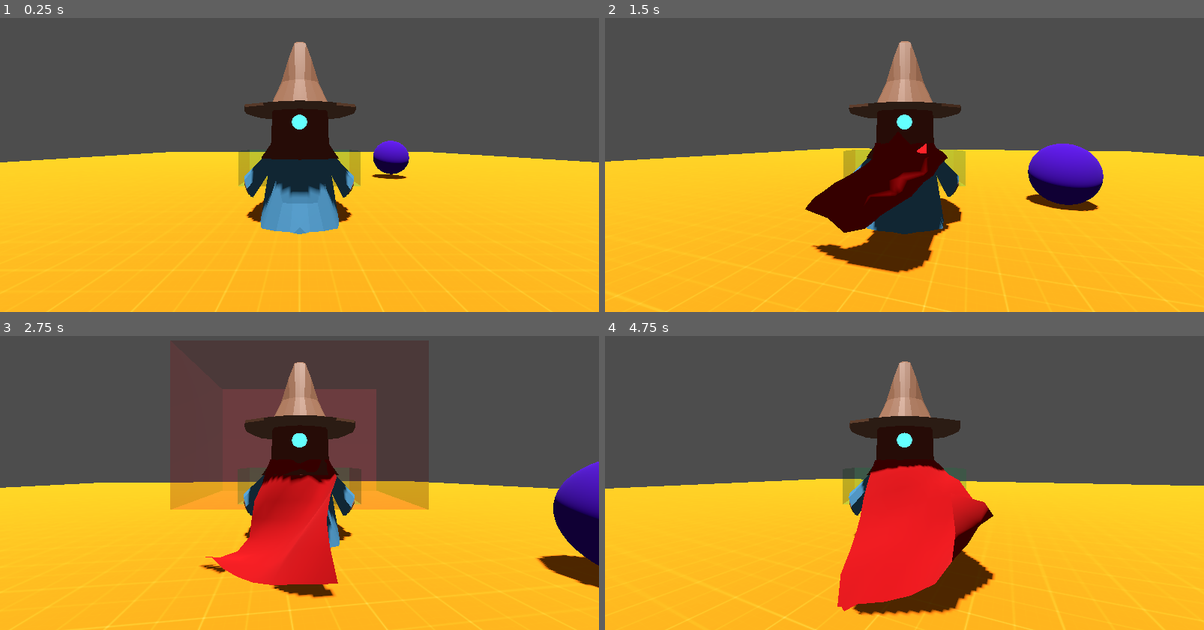
Above: before the commit, frames 1-4 (two rows, left to right).
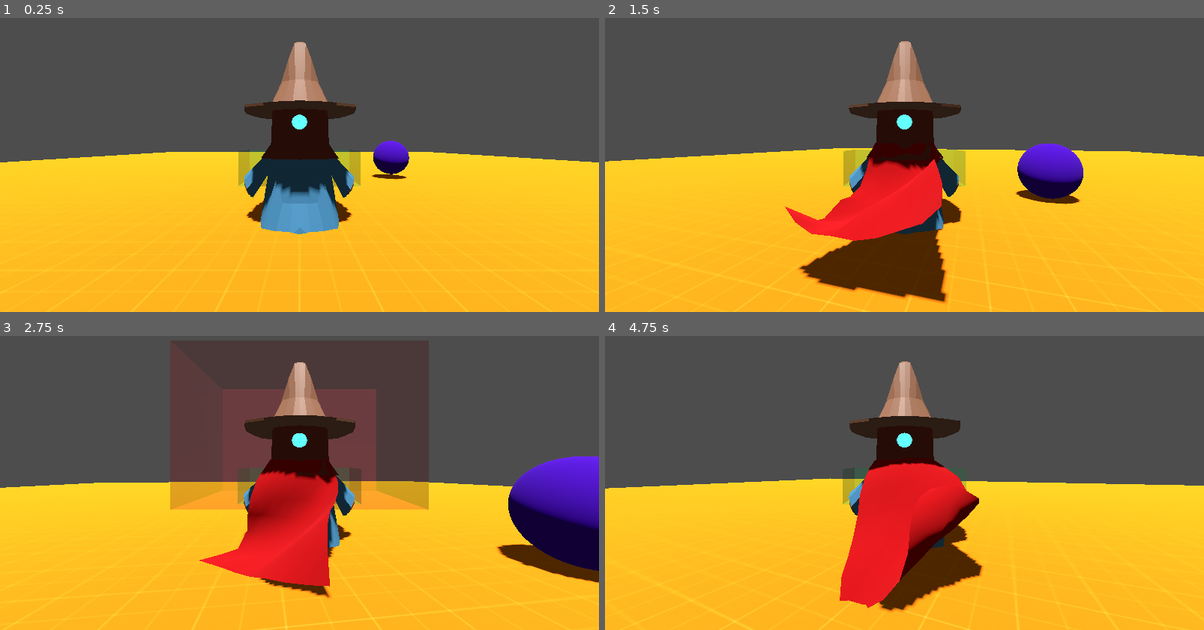
Above: after the commit, the same moments.

Repository: AndreMoukarzel/magic-force
Game: Godot game, scene res://test_scene.tscn
The game is run twice, just before and just after one commit, with the same random seed, the same clock (stepped at 60 frames per second) and the same inputs.
Inputs (mouse positions are in pixels of both pictures, inside the frame that each line leads up to):
- Up to frame 1 (0.25 s): no input
- Up to frame 2 (1.5 s): move the mouse to (934, 141) at 0.52 s; hold Space (float, bound only after the commit) 0.53-1.28 s; hold W (forward) from 0.53 s (still down); move the mouse to (874, 144) at 1.27 s; click (874, 144) at 1.35 s
- Up to frame 3 (2.75 s): keep holding W (forward); tap Space (float, bound only after the commit) at 1.55, 2.3 s; move the mouse to (311, 456) at 2.02 s; hold Right mouse button (secondary_action) from 2.03 s (still down)
- Up to frame 4 (4.75 s): keep holding W (forward); move the mouse to (898, 468) at 2.77 s; release Right mouse button (secondary_action) at 2.78 s; tap Space (float, bound only after the commit) at 2.85, 4.55 s; move the mouse to (946, 465) at 3.52 s; hold Space (float, bound only after the commit) 3.53-4.28 s; move the mouse to (856, 459) at 4.27 s; click (856, 459) at 4.35 s

The runs differ from the first frame. In frame 2, 9.1% of the frame differs, in the area x 0-100%, y 42-100%; in frame 3, 5.7%; in frame 4, 4.8%.

Commit message:
Adds floating and improves movement

Diff:
--- a/character_body_3d.gd
+++ b/character_body_3d.gd
@@ -1,15 +1,20 @@
 extends CharacterBody3D
 
 @export var SPEED: float = 5.0
-@export var fall_acceleration = 9.8
+@export var ACC: float = 15.0
+@export var ACC_AIR: float = 2.0
+@export var RISE_ACC: float = 10.0
+@export var FALL_ACC: float = 18.5
+@export var KNOCKBACK_DECAY: float = 15.0
 
 @onready var CAM: Camera3D = $CameraSpring/Camera3D
 @onready var CHAR: Node3D = $Mage
 @onready var HAND_SPRING: SpringArm3D = $HandSpring
-var knockback: Vector3 = Vector3.ZERO
+var KNOCKBACK: Vector3 = Vector3.ZERO
+
 
 func apply_knockback(force: Vector3) -> void:
-	knockback = force
+	KNOCKBACK = force
 
 
 func _physics_process(delta: float) -> void:
@@ -24,19 +29,33 @@
 	$ForcePush.rotation = inv_rot
 
 	if is_on_floor():
+		velocity.x = move_toward(velocity.x, direction.x * SPEED, ACC * delta)
+		velocity.z = move_toward(velocity.z, direction.z * SPEED, ACC * delta)
+	else:
+		velocity.x = move_toward(velocity.x, direction.x * SPEED, ACC_AIR * delta)
+		velocity.z = move_toward(velocity.z, direction.z * SPEED, ACC_AIR * delta)
+		if velocity.y > 0:
+			# Ascending: lower gravity for slower upward deceleration
+			velocity.y -= RISE_ACC * delta
+		else:
+			# Descending: higher gravity for faster, snappier fall
+			velocity.y -= FALL_ACC * delta
+			if $Float.is_active and velocity.y <= -$Float.FLOAT_SPEED:
+				velocity.y = -$Float.FLOAT_SPEED
+
+	# Apply knockback
+	if KNOCKBACK.length() > 0.1:
 		if direction:
-			velocity.x = direction.x * SPEED
-			velocity.z = direction.z * SPEED
-		else:
-			velocity.x = move_toward(velocity.x, 0, SPEED)
-			velocity.z = move_toward(velocity.z, 0, SPEED)
-	else:
-		velocity.y -= fall_acceleration * delta
+			var horizontal_knockback = KNOCKBACK.project(Vector3(1, 0, 1)).normalized()
+			var dot = direction.dot(horizontal_knockback)
+			var angle = acos(clamp(dot, -1.0, 1.0)) # angle in radians between 0 and pi
+			var angle_factor = sin(angle) # 0 when parallel, 1 when perpendicular
+			var boost = lerp(1.0, 2.5, angle_factor) # more boost when orthogonal
+			velocity.x = move_toward(velocity.x, direction.x * SPEED, boost * ACC_AIR * delta)
+			velocity.z = move_toward(velocity.z, direction.z * SPEED, boost * ACC_AIR * delta)
 
-	# Apply knockback (decays over time if desired)
-	if knockback.length() > 0.1:
-		velocity += knockback
-		knockback = knockback.lerp(Vector3.ZERO, delta * 5.0) # smooth decay
+		velocity += KNOCKBACK
+		KNOCKBACK = KNOCKBACK.lerp(Vector3.ZERO, delta * KNOCKBACK_DECAY) # smooth decay
 
 	move_and_slide()
 
@@ -55,3 +74,8 @@
 
 	if event.is_action_pressed("secondary_action"):
 		$ForcePush.area_push()
+
+	if event.is_action_pressed("float"):
+		$Float.activate()
+	elif event.is_action_released("float"):
+		$Float.deactivate()
--- a/player/player.tscn
+++ b/player/player.tscn
@@ -1,7 +1,8 @@
-[gd_scene load_steps=19 format=3 uid="uid://bx8b8yvq5h1jd"]
+[gd_scene load_steps=20 format=3 uid="uid://bx8b8yvq5h1jd"]
 
 [ext_resource type="Script" uid="uid://b3wb426fydlox" path="res://character_body_3d.gd" id="1_qjkh3"]
 [ext_resource type="PackedScene" uid="uid://bbhhjkh6mw2xv" path="res://base_mage.tscn" id="2_qjkh3"]
+[ext_resource type="Script" uid="uid://c4cdd4kueepxk" path="res://spells/float.gd" id="3_g6k8r"]
 [ext_resource type="Script" uid="uid://ock1n16rt78m" path="res://spells/force_grab.gd" id="3_qjkh3"]
 [ext_resource type="Script" uid="uid://dwefe6514inmd" path="res://spells/force_push.gd" id="4_g6k8r"]
 [ext_resource type="Script" uid="uid://bp7a0kn6v5jk4" path="res://player/simple_camera.gd" id="4_yw30f"]
@@ -64,6 +65,9 @@
 [node name="Mage" type="Node3D" parent="."]
 
 [node name="BaseMage" parent="Mage" instance=ExtResource("2_qjkh3")]
+
+[node name="Float" type="Node" parent="."]
+script = ExtResource("3_g6k8r")
 
 [node name="ForceGrab" type="Node" parent="." node_paths=PackedStringArray("RAYCAST", "HAND")]
 script = ExtResource("3_qjkh3")
--- a/project.godot
+++ b/project.godot
@@ -57,6 +57,11 @@
 , Object(InputEventKey,"resource_local_to_scene":false,"resource_name":"","device":-1,"window_id":0,"alt_pressed":false …(186 unchanged characters)…
 ]
 }
+float={
+"deadzone": 0.2,
+"events": [null, Object(InputEventKey,"resource_local_to_scene":false,"resource_name":"","device":-1,"window_id":0,"alt_pressed":false,"shift_pressed":false,"ctrl_pressed":false,"meta_pressed":false,"pressed":false,"keycode":0,"physical_keycode":32,"key_label":0,"unicode":32,"location":0,"echo":false,"script":null)
+]
+}
 
 [layer_names]
 
--- /dev/null
+++ b/spells/float.gd
@@ -0,0 +1,12 @@
+extends Node
+
+@export var FLOAT_SPEED: float = 1.5
+var is_active: bool = false
+
+
+func activate():
+	is_active = true
+
+
+func deactivate():
+	is_active = false
--- a/spells/force_push.gd
+++ b/spells/force_push.gd
@@ -5,7 +5,7 @@
 @export var CAM :Camera3D
 var CATCH_VELOCITY: Vector3 = Vector3(0, -10, 0) # Base velocity set when object is caught
 var PUSH_FORCE: float = 220.0
-var SELF_PUSH_FORCE: float = 0.8
+var SELF_PUSH_FORCE: float = 4.3
 
 
 func area_push() -> void:
--- a/test_scene.tscn
+++ b/test_scene.tscn
@@ -31,3 +31,8 @@
 
 [node name="Player" parent="." instance=ExtResource("3_sasra")]
 transform = Transform3D(1, 0, 0, 0, 1, 0, 0, 0, 1, 0, 1.01533, 2.46741)
+SPEED = 5.0
+ACC = 15.0
+ACC_AIR = 2.0
+FALL_ACC = 18.5
+KNOCKBACK_DECAY = 15.0
Not shown, added: spells/float.gd.uid
